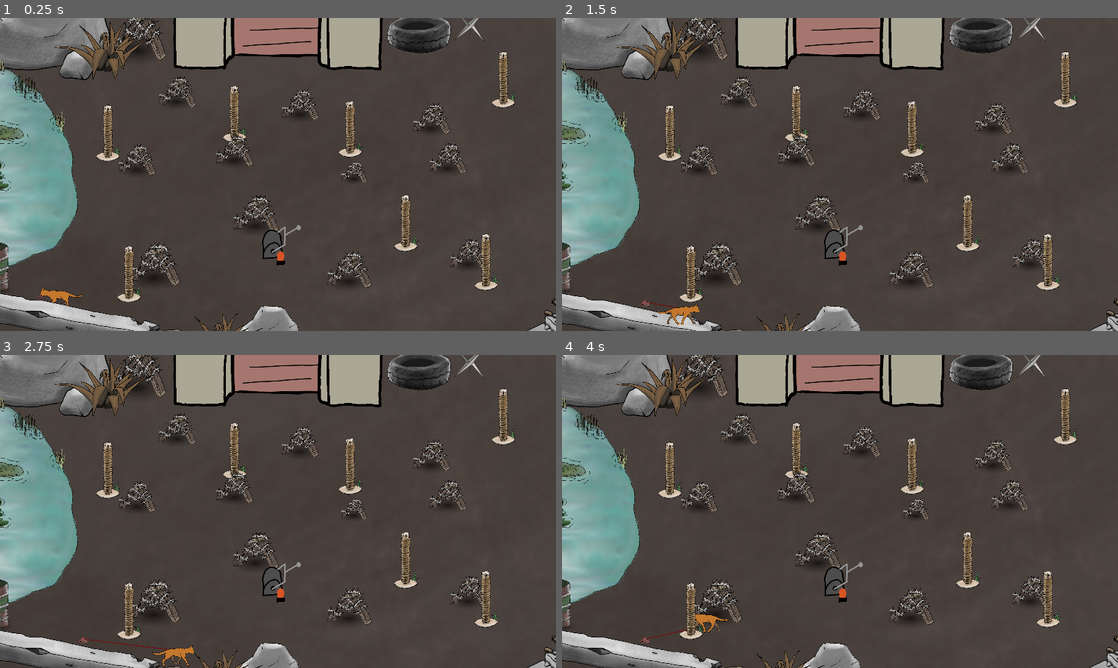
Above: before the commit, frames 1-4 (two rows, left to right).
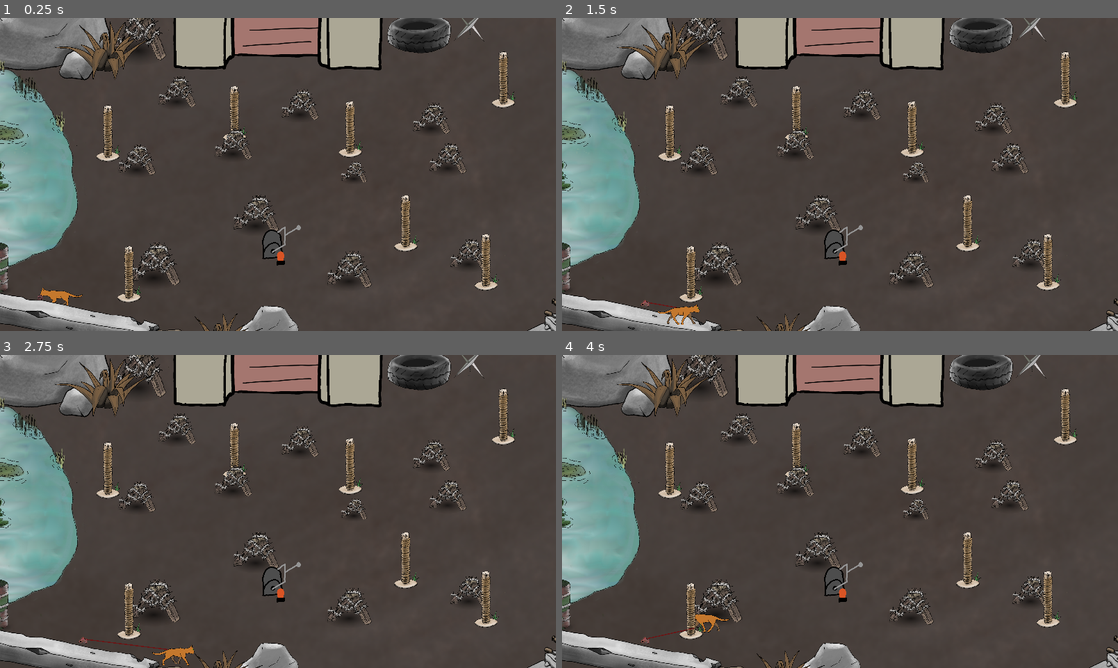
Above: after the commit, the same moments.

Repository: Flodurs/Godotwildjam63
Game: Godot game, scene res://szenen/Levels/level_2.tscn
The game is run twice, just before and just after one commit, with the same random seed, the same clock (stepped at 60 frames per second) and the same inputs. This scene is started directly instead of the project's main scene.
Inputs:
- Up to frame 1 (0.25 s): no input
- Up to frame 2 (1.5 s): tap Enter at 0.5 s; hold D (mRight) 0.53-1.28 s; tap E (Interaktion) at 0.6, 1.35 s; hold S (mDown) from 1.28 s (still down)
- Up to frame 3 (2.75 s): release S (mDown) at 2.03 s; hold D (mRight) from 2.03 s (still down); tap E (Interaktion) at 2.1 s
- Up to frame 4 (4 s): release D (mRight) at 2.78 s; hold W (mUp) 2.78-3.53 s; tap E (Interaktion) at 2.85, 3.6 s; hold A (mLeft) from 3.53 s (still down)

The runs differ from the first frame. In frame 1, 0.4% of the frame differs, in the area x 38-46%, y 35-48%; in frame 2, 0.4%; in frame 3, 0.4%; in frame 4, 0.4%, in the area x 22-46%, y 35-88%.

Commit message:
alles tippitoppi

Diff:
--- a/szenen/Levels/level_2.tscn
+++ b/szenen/Levels/level_2.tscn
@@ -28,7 +28,7 @@
 scale = Vector2(0.489011, 0.489011)
 
 [node name="Spiked_barricade2" parent="Objects" index="1" instance=ExtResource("3_5xlad")]
-position = Vector2(-214, -71)
+position = Vector2(-220, -103)
 scale = Vector2(0.400001, 0.400001)
 
 [node name="Spiked_barricade3" parent="Objects" index="2" instance=ExtResource("3_5xlad")]
--- a/szenen/objekte/Pillar.gd
+++ b/szenen/objekte/Pillar.gd
@@ -16,17 +16,16 @@
 func _process(_delta):
 	if dynVerdeck != null:
 		dynVerdeck.queue_free()
+	if (get_tree().get_first_node_in_group("Katze").position - position).x < 10:
+		update()
 
 func update():
-	var chi = get_children()
-	for c in chi:
+	for c in get_children():
 		for i in c.get_groups():
 			if i=="Verdeckung":
 				c.queue_free()
 	for s in get_tree().get_nodes_in_group("Seilabschnitt"):
-		if (s.getYAtX(position.x) > position.y-seil_hoehe)&&(s.getYAtX(position.x) < position.y+10)||(s.getXAtY(position.y) > position.x+linkeKanteX && s.getXAtY(position.y) < position.x+rechteKanteX) :  #(seil vor pillar)und(seil nicht zu weit unter pillar)
-			if(position.x > min(s.get_point_position(0).x, s.get_point_position(1).x) || position.x < max(s.get_point_position(0).x, s.get_point_position(1).x)):  #und(sei lang genug)
-				verdecken(s)
+		s.drawCheck(self, s)
 
 func verdecken(seil): #seil muss typ Seilstueck haben
 	if (seil.get_point_count() != 2):
--- a/szenen/objekte/seil.gd
+++ b/szenen/objekte/seil.gd
@@ -77,9 +77,9 @@
 func abloesen():
 	var pil = conList.back().get_parent()
 	conList.pop_back()
-	get_tree().get_nodes_in_group("Seilabschnitt")[get_tree().get_nodes_in_group("Seilabschnitt").size()-1].queue_free()
+	get_tree().get_nodes_in_group("Seilabschnitt").back().queue_free()
 	if conList.size() >0:
-		$dynLine.set_point_position(0, conList[conList.size()-1].global_position)
+		$dynLine.set_point_position(0, conList.back().global_position)
 	else:
 		$dynLine.set_point_position(0, get_tree().get_nodes_in_group("Wolle")[0].global_position)
 
Not shown: 1 places in szenen/Levels/level_1.tscn that only renumber resources
Not shown: 1 places in szenen/Levels/level_2.tscn that only renumber resources
Not shown: 1 places in szenen/entitys/katze.tscn that only renumber resources
Not shown: 1 places in szenen/objekte/door.tscn that only renumber resources
Not shown, added: assets/BaumStammmm.afdesign
